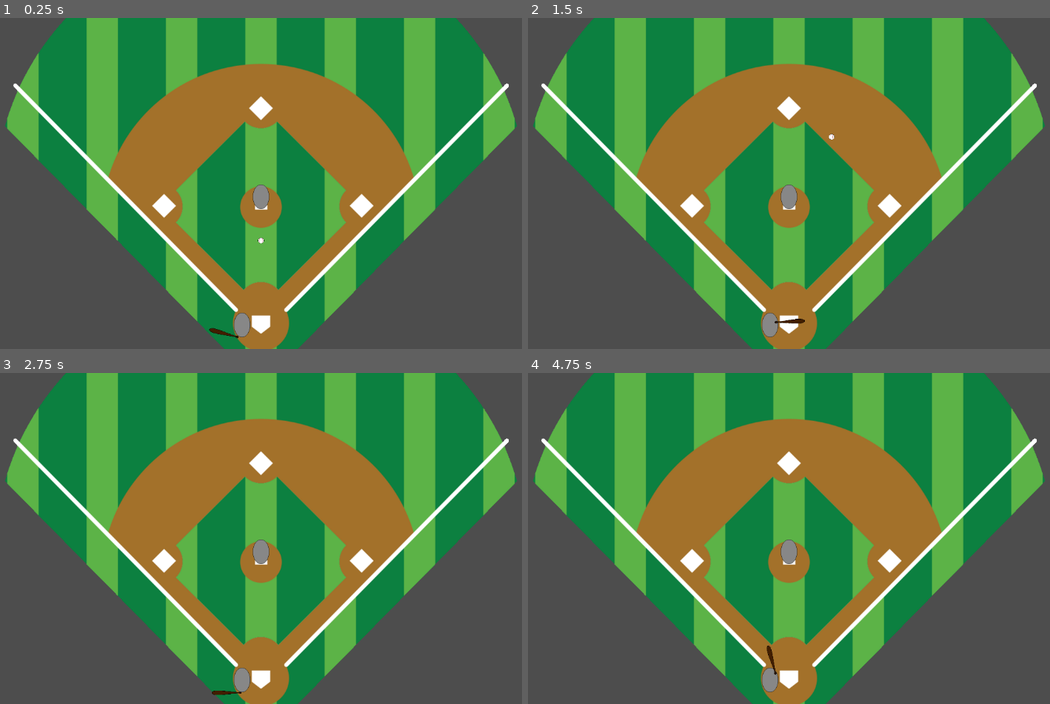
Above: before the commit, frames 1-4 (two rows, left to right).
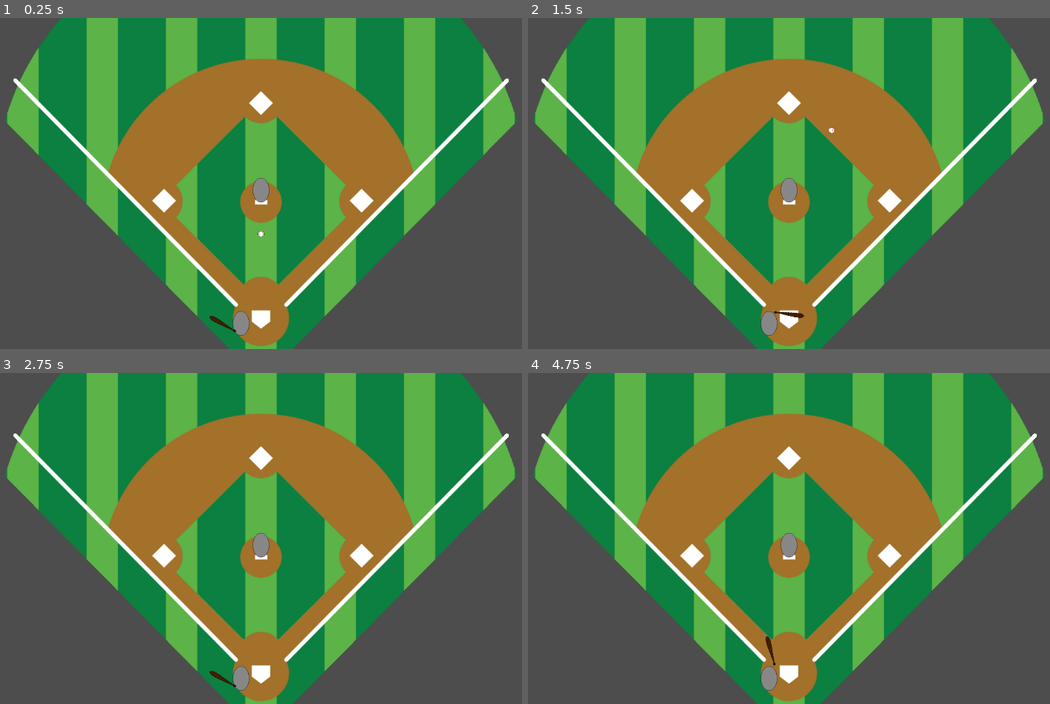
Above: after the commit, the same moments.

Repository: ajn14d/Baseball_Game_Godot
Game: Godot game, scene res://game_scene.tscn
Two runs of this game, one before a commit and one after it. Both use one fixed random seed, a clock stepped at 60 frames per second and the inputs below.
Inputs:
- Up to frame 1 (0.25 s): no input
- Up to frame 2 (1.5 s): tap Enter at 0.5 s; hold Space (swing) 0.53-1.28 s; tap Space (swing) at 1.35 s
- Up to frame 3 (2.75 s): hold Space (swing) from 2.03 s (still down)
- Up to frame 4 (4.75 s): release Space (swing) at 2.78 s; tap Space (swing) at 2.85, 4.35 s; hold Space (swing) 3.53-4.28 s; tap Enter at 4.25 s

The runs differ from the first frame. In frame 1, 8.4% of the frame differs, in the area x 0-100%, y 0-100%; in frame 2, 8.3%; in frame 3, 8.3%; in frame 4, 8.3%.

Commit message:
bat tweaks

Diff:
--- a/batter.gd
+++ b/batter.gd
@@ -21,13 +21,13 @@
 	tween.tween_property(bat_pivot, "rotation_degrees", -90, swing_speed)  # Counterclockwise swing (6 to 12)
 
 	# Add wrist movement by slightly rotating the BatSprite and BatArea
-	tween.tween_property(bat_sprite, "rotation_degrees", 75, swing_speed).set_delay(0.025)
-	tween.tween_property(bat_collision, "rotation_degrees", 75, swing_speed).set_delay(0.025)
+	tween.tween_property(bat_sprite, "rotation_degrees", 75, swing_speed).set_delay(0.02)
+	tween.tween_property(bat_collision, "rotation_degrees", 75, swing_speed).set_delay(0.02)
 
 	# Reset rotation after delay
-	tween.tween_property(bat_pivot, "rotation_degrees", 135, swing_speed).set_delay(0.5)  # Reset bat pivot
-	tween.tween_property(bat_sprite, "rotation_degrees", 135, swing_speed).set_delay(0.5)  # Reset wrist movement
-	tween.tween_property(bat_collision, "rotation_degrees", 135, swing_speed).set_delay(0.5)  # Reset collision shape
+	tween.tween_property(bat_pivot, "rotation_degrees", 150, swing_speed).set_delay(0.5)  # Reset bat pivot
+	tween.tween_property(bat_sprite, "rotation_degrees", 150, swing_speed).set_delay(0.5)  # Reset wrist movement
+	tween.tween_property(bat_collision, "rotation_degrees", 150, swing_speed).set_delay(0.5)  # Reset collision shape
 
 	tween.finished.connect(func(): swinging = false)  # Reset swing flag
 
--- a/batter.tscn
+++ b/batter.tscn
@@ -28,11 +28,12 @@
 shape = SubResource("CapsuleShape2D_d8pe3")
 
 [node name="BatPivot" type="Node2D" parent="."]
+position = Vector2(0, -15)
 rotation = 2.61799
 
 [node name="BatSprite" type="Sprite2D" parent="BatPivot"]
 position = Vector2(38.8909, 3.53553)
-rotation = 2.35619
+rotation = 2.61799
 scale = Vector2(0.545605, 0.915317)
 texture = ExtResource("2_gfngu")
 
@@ -41,7 +42,7 @@
 
 [node name="CollisionShape2D" type="CollisionShape2D" parent="BatPivot/BatArea" groups=["Bat"]]
 position = Vector2(48.0833, 7.07107)
-rotation = 2.35619
+rotation = 2.61799
 shape = SubResource("CapsuleShape2D_n3btr")
 
 [connection signal="area_entered" from="BatPivot/BatArea" to="." method="_on_bat_area_area_entered"]
--- a/game_scene.tscn
+++ b/game_scene.tscn
@@ -11,9 +11,10 @@
 [node name="Field" parent="." instance=ExtResource("1_el01i")]
 
 [node name="Pitcher" parent="." instance=ExtResource("2_sax3o")]
-position = Vector2(0, 26)
+position = Vector2(0, 23)
 
 [node name="Batter" parent="." instance=ExtResource("3_xjn15")]
-position = Vector2(-37, 277)
+position = Vector2(-39, 284)
 
 [node name="Camera2D" type="Camera2D" parent="."]
+position = Vector2(0, 10)
Binary file added: art/field_art.jpg
Not shown, added: art/field_art.jpg.import
